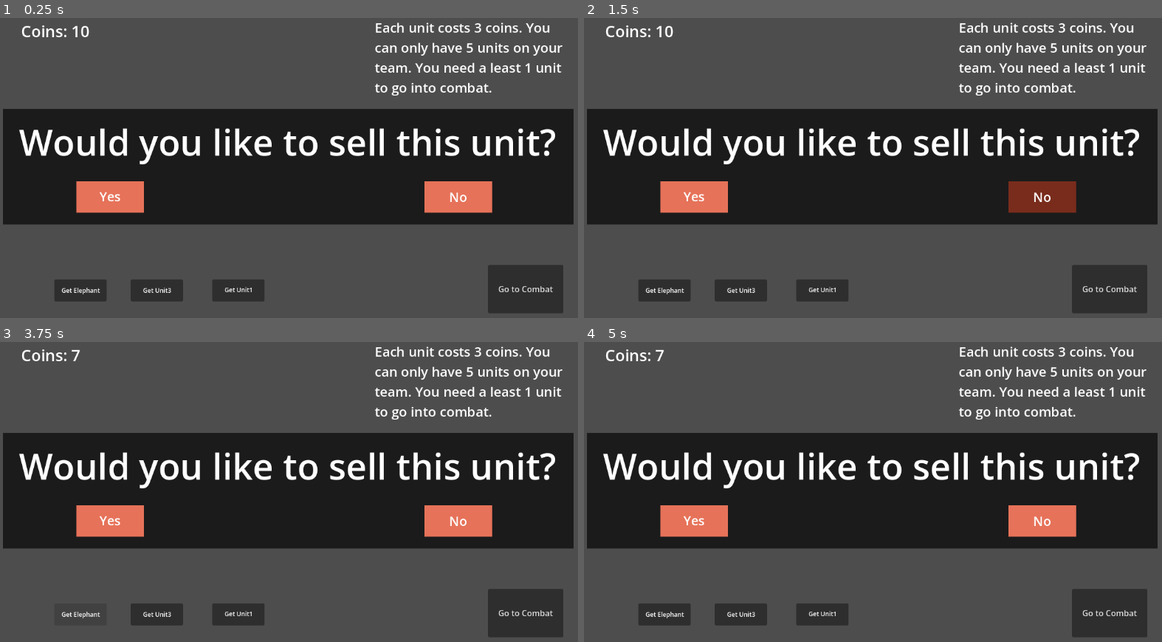
Above: before the commit, frames 1-4 (two rows, left to right).
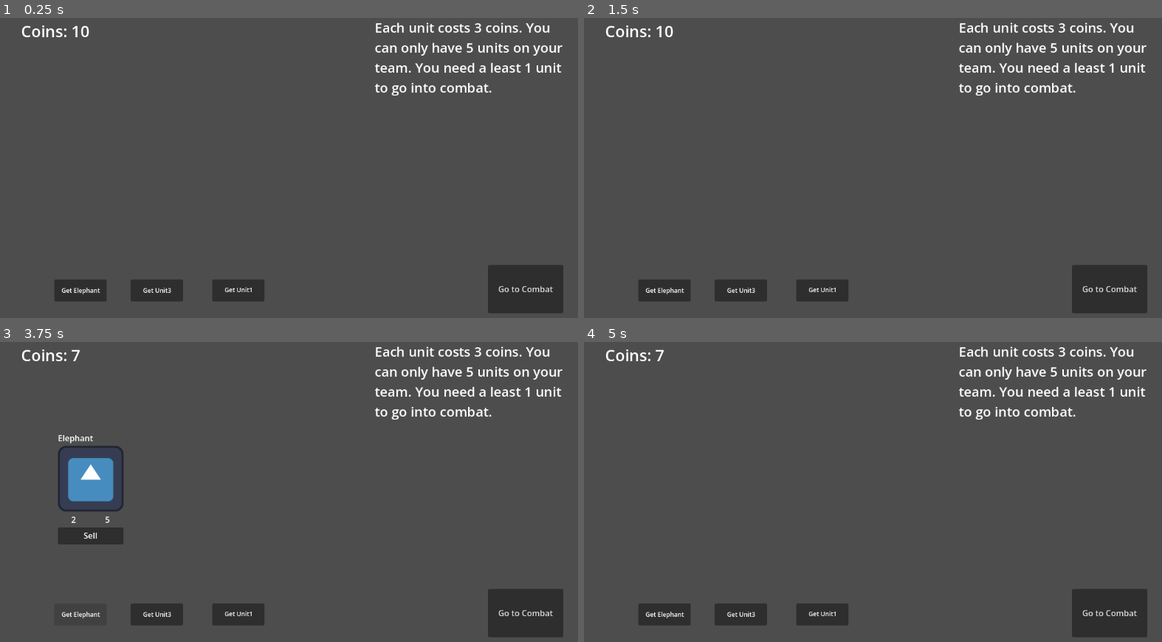
Above: after the commit, the same moments.

Repository: skeeeth/HACKER_AUTO_PETS
Game: Godot game, scene res://Scenes/ShopScene.tscn
Two runs of this game, one before a commit and one after it. Both use one fixed random seed, a clock stepped at 60 frames per second and the inputs below. The engine's default icon, where the game draws it, is replaced by a stand-in: a white triangle on a blue panel in a dark square.
Inputs (mouse positions are in pixels of both pictures, inside the frame that each line leads up to; where the layout moved, square brackets give the same spot in the first picture):
- Up to frame 1 (0.25 s): no input
- Up to frame 2 (1.5 s): click (693, 198) at 0.5 s, where only the run before the commit has a clickable "Yes"; click (1040, 198) at 1.25 s, where only the run before the commit has a clickable "No"
- Up to frame 3 (3.75 s): click "Go to Combat" at 2 s; click "Go to Combat" at 2.75 s; click "Get Elephant" at 3.5 s
- Up to frame 4 (5 s): click (676, 537) [676, 480] at 4.25 s

The runs differ from the first frame. In frame 1, 38% of the frame differs, in the area x 0-100%, y 30-69%; in frame 2, 38%; in frame 3, 37%; in frame 4, 38%.

Commit message:
Added selling to game
Note: Need to add the function to increase coins when selling.

Diff:
--- a/Scenes/CombatUnitControlScene.tscn
+++ b/Scenes/CombatUnitControlScene.tscn
@@ -1,9 +1,7 @@
 [gd_scene format=3 uid="uid://cuol4iet7e1w2"]
 
-[ext_resource type="Script" uid="uid://bdw1rjisijbug" path="res://Scripts/combat_unit_control.gd" id="1_e2tyl"]
+[ext_resource type="Script" uid="uid://bdw1rjisijbug" path="res://Scripts/combat_class_control.gd" id="1_e2tyl"]
 [ext_resource type="Texture2D" uid="uid://d04pyr2iaplbn" path="res://icon.svg" id="2_p5t4v"]
-
-[sub_resource type="StyleBoxEmpty" id="StyleBoxEmpty_e2tyl"]
 
 [node name="Control" type="Control" unique_id=1160461755 node_paths=PackedStringArray("damage_label", "health_label", "name_label")]
 layout_mode = 3
@@ -19,7 +17,7 @@
 layout_mode = 0
 offset_top = -1.0
 offset_right = 128.0
-offset_bottom = 181.0
+offset_bottom = 218.0
 
 [node name="Name" type="Label" parent="VBoxContainer" unique_id=14710546]
 layout_mode = 2
@@ -44,8 +42,16 @@
 text = "X"
 horizontal_alignment = 1
 
-[node name="Button" type="Button" parent="." unique_id=329719126]
+[node name="Button" type="Button" parent="VBoxContainer" unique_id=126880458]
+layout_mode = 2
+size_flags_vertical = 3
+
+[node name="Label" type="Label" parent="VBoxContainer/Button" unique_id=811910128]
 layout_mode = 0
-offset_right = 129.0
-offset_bottom = 182.0
-theme_override_styles/normal = SubResource("StyleBoxEmpty_e2tyl")
+offset_right = 128.0
+offset_bottom = 32.0
+text = "Sell"
+horizontal_alignment = 1
+vertical_alignment = 1
+
+[connection signal="pressed" from="VBoxContainer/Button" to="." method="_on_sell_button_pressed"]
--- a/Scenes/ShopScene.tscn
+++ b/Scenes/ShopScene.tscn
@@ -19,21 +19,6 @@
 [sub_resource type="LabelSettings" id="LabelSettings_3qq02"]
 font_size = 26
 
-[sub_resource type="LabelSettings" id="LabelSettings_1itlx"]
-font_size = 70
-
-[sub_resource type="StyleBoxFlat" id="StyleBoxFlat_k8c1k"]
-bg_color = Color(0.90126497, 0.44865626, 0.34919745, 1)
-
-[sub_resource type="StyleBoxFlat" id="StyleBoxFlat_03ylq"]
-bg_color = Color(0.20021236, 0.05476366, 0.026072897, 1)
-
-[sub_resource type="StyleBoxFlat" id="StyleBoxFlat_1itlx"]
-bg_color = Color(0.47569323, 0.17427611, 0.111509405, 1)
-
-[sub_resource type="LabelSettings" id="LabelSettings_03ylq"]
-font_size = 25
-
 [node name="ShopScene" type="Node2D" unique_id=1666678237 node_paths=PackedStringArray("purchase_buttons", "coin_text_node")]
 script = ExtResource("1_x7s06")
 purchasable_units = Array[ExtResource("2_medpt")]([ExtResource("3_je6ka"), ExtResource("5_1itlx"), ExtResource("5_medpt"), ExtResource("6_1itlx"), ExtResource("7_k8c1k")])
@@ -46,7 +31,7 @@
 offset_left = -463.0
 offset_top = -126.0
 offset_right = 442.0
-offset_bottom = 65.0
+offset_bottom = 130.0
 theme_override_constants/separation = 150
 
 [node name="Buttons" type="Node" parent="." unique_id=1076780851]
@@ -137,77 +122,6 @@
 vertical_alignment = 1
 autowrap_mode = 2
 
-[node name="SellMenu" type="Control" parent="." unique_id=803390049]
-layout_mode = 3
-anchors_preset = 15
-anchor_right = 1.0
-anchor_bottom = 1.0
-offset_left = -566.0
-offset_top = -126.0
-offset_right = 542.0
-offset_bottom = 102.0
-grow_horizontal = 2
-grow_vertical = 2
-
-[node name="Background" type="ColorRect" parent="SellMenu" unique_id=795176258]
-layout_mode = 1
-anchors_preset = -1
-anchor_right = 1.0
-anchor_bottom = 1.013
-offset_left = -4.0
-offset_top = 1.0
-offset_right = 1.0
-offset_bottom = -4.9120026
-color = Color(0.10524041, 0.10524041, 0.1052404, 1)
-
-[node name="Label" type="Label" parent="SellMenu" unique_id=159993230]
-layout_mode = 0
-offset_left = 12.0
-offset_top = 17.0
-offset_right = 1090.0
-offset_bottom = 113.0
-text = "Would you like to sell this unit?"
-label_settings = SubResource("LabelSettings_1itlx")
-horizontal_alignment = 1
-
-[node name="YesButton" type="Button" parent="SellMenu" unique_id=1028741801]
-layout_mode = 0
-offset_left = 139.0
-offset_top = 142.0
-offset_right = 271.0
-offset_bottom = 203.0
-theme_override_styles/normal = SubResource("StyleBoxFlat_k8c1k")
-theme_override_styles/pressed = SubResource("StyleBoxFlat_03ylq")
-theme_override_styles/hover = SubResource("StyleBoxFlat_1itlx")
-
-[node name="Label" type="Label" parent="SellMenu/YesButton" unique_id=1166139036]
-layout_mode = 0
-offset_right = 132.0
-offset_bottom = 60.0
-text = "Yes"
-label_settings = SubResource("LabelSettings_03ylq")
-horizontal_alignment = 1
-vertical_alignment = 1
-
-[node name="NoButton" type="Button" parent="SellMenu" unique_id=193999435]
-layout_mode = 0
-offset_left = 818.0
-offset_top = 142.0
-offset_right = 950.0
-offset_bottom = 203.0
-theme_override_styles/normal = SubResource("StyleBoxFlat_k8c1k")
-theme_override_styles/pressed = SubResource("StyleBoxFlat_03ylq")
-theme_override_styles/hover = SubResource("StyleBoxFlat_1itlx")
-
-[node name="Label" type="Label" parent="SellMenu/NoButton" unique_id=606927201]
-layout_mode = 0
-offset_right = 131.0
-offset_bottom = 61.0
-text = "No"
-label_settings = SubResource("LabelSettings_03ylq")
-horizontal_alignment = 1
-vertical_alignment = 1
-
 [connection signal="pressed" from="Buttons/PurchaseUnitButton1" to="Buttons/PurchaseUnitButton1" method="_on_button_pressed"]
 [connection signal="pressed" from="Buttons/PurchaseUnitButton2" to="Buttons/PurchaseUnitButton2" method="_on_button_pressed"]
 [connection signal="pressed" from="Buttons/PurchaseUnitButton3" to="Buttons/PurchaseUnitButton3" method="_on_button_pressed"]
--- a/Scripts/combat_unit_control.gd
+++ b/Scripts/combat_class_control.gd
@@ -1,11 +1,11 @@
 extends Control
 class_name CombatUnitControl
 
-
 @export var damage_label: Label
 @export var health_label: Label
-@export var name_label:Label
+@export var name_label : Label
 var effect : EffectData
+var unit_data : UnitData
 
 ## This variable has a set function that changes the attack text
 var attack : int:
@@ -20,10 +20,15 @@
 		health_label.text = str(health)
 
 
-
 ## This sets up the unit data for the unit
 func dress(data:UnitData):
 	attack = data.attack
 	health = data.health
 	name_label.text = data.unit_name
 	effect = data.effect
+	unit_data = data
+
+
+func _on_sell_button_pressed() -> void:
+	PlayerUnitsContainer.remove_unit_from_list(unit_data)
+	queue_free()
Renamed: Scripts/combat_unit_control.gd.uid -> Scripts/combat_class_control.gd.uid
